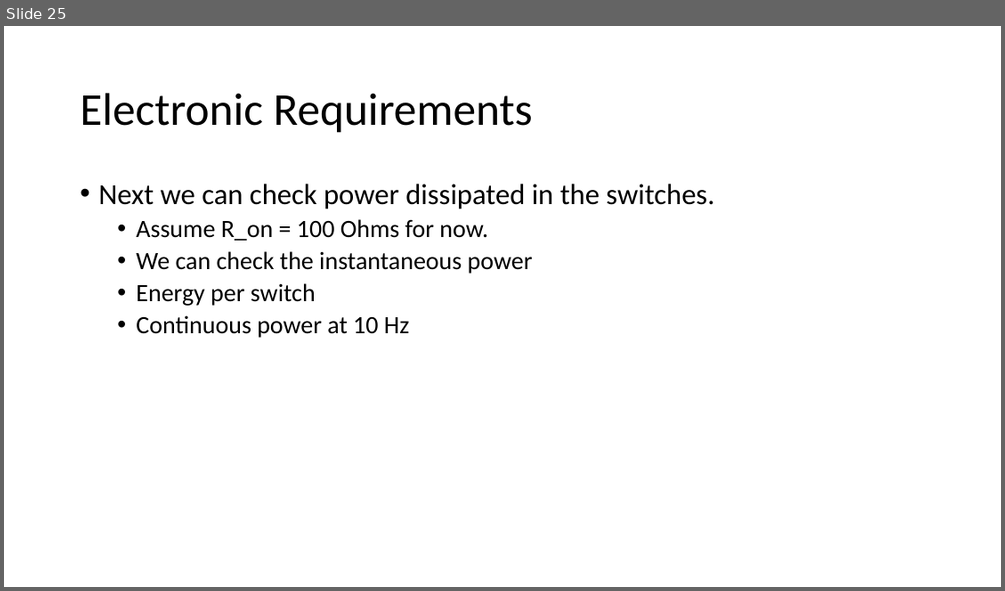
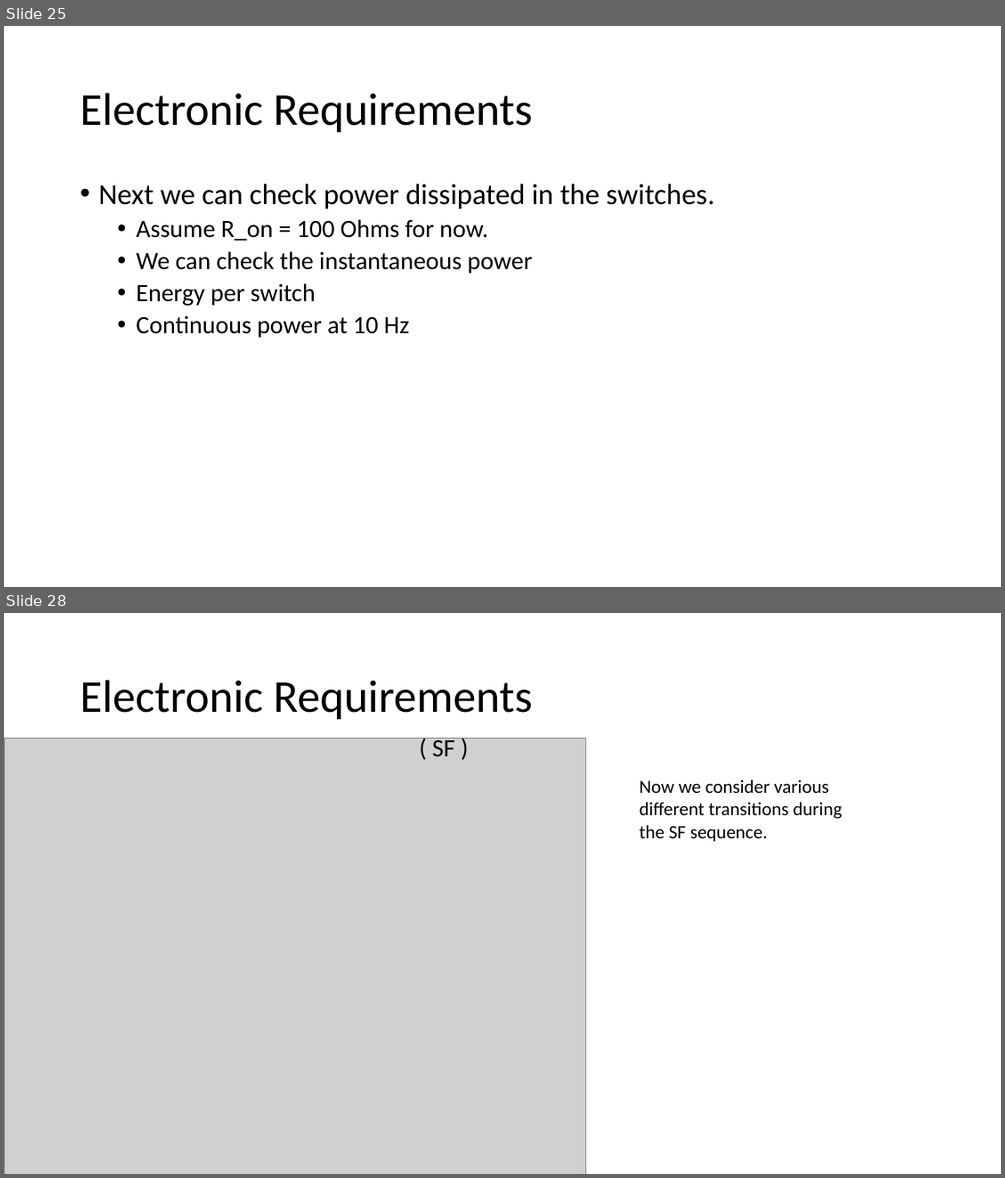
Before and after one commit to dreens/alternate-charging, a slide deck: Alternate Charging XSF2.pptx. Shown one above the other, each under a label of ours: slide 25 before the commit, slides 25 and 28 after it; the slides between them are not shown. The pictures are 1005x591 and 1005x1178 pixels, drawn with LibreOffice and Linux fonts; fonts in the diff are those of the drawing; grey boxes stand for pictures. Boxes give left, top, right and bottom in pixels: in the first picture for what was removed or moved away, otherwise in the second. Text is boxed around its words. In the diff, an @@ line names an element or a change of style, - is before the commit and + after.

```diff
--- a/Alternate Charging XSF2.pptx
+++ b/Alternate Charging XSF2.pptx
@@ slide 28 added at (x1=4, y1=613, x2=1001, y2=1174), background #FFFFFF @@
@@ title added at (x1=80, y1=680, x2=533, y2=720), 44 pt, text #000000 @@
+Electronic Requirements
@@ picture added at (x1=4, y1=738, x2=586, y2=1174) @@
@@ text added at (x1=432, y1=736, x2=455, y2=756), 24 pt, text #000000 @@
+( SF )
@@ text added at (x1=639, y1=779, x2=841, y2=842), 18 pt, text #000000 @@
+Now we consider various different transitions during the SF sequence.
```
Also in this commit, not shown: 3 slides changed, 7 other slides added, 1 slide removed, 8 other files.
